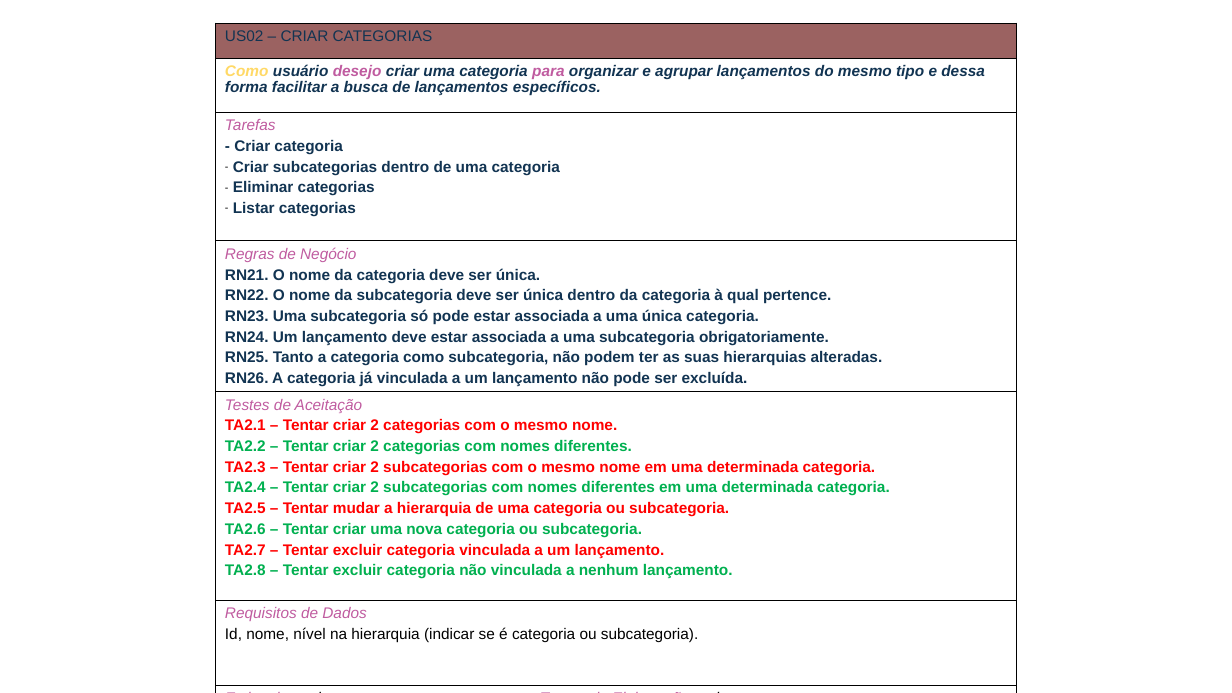
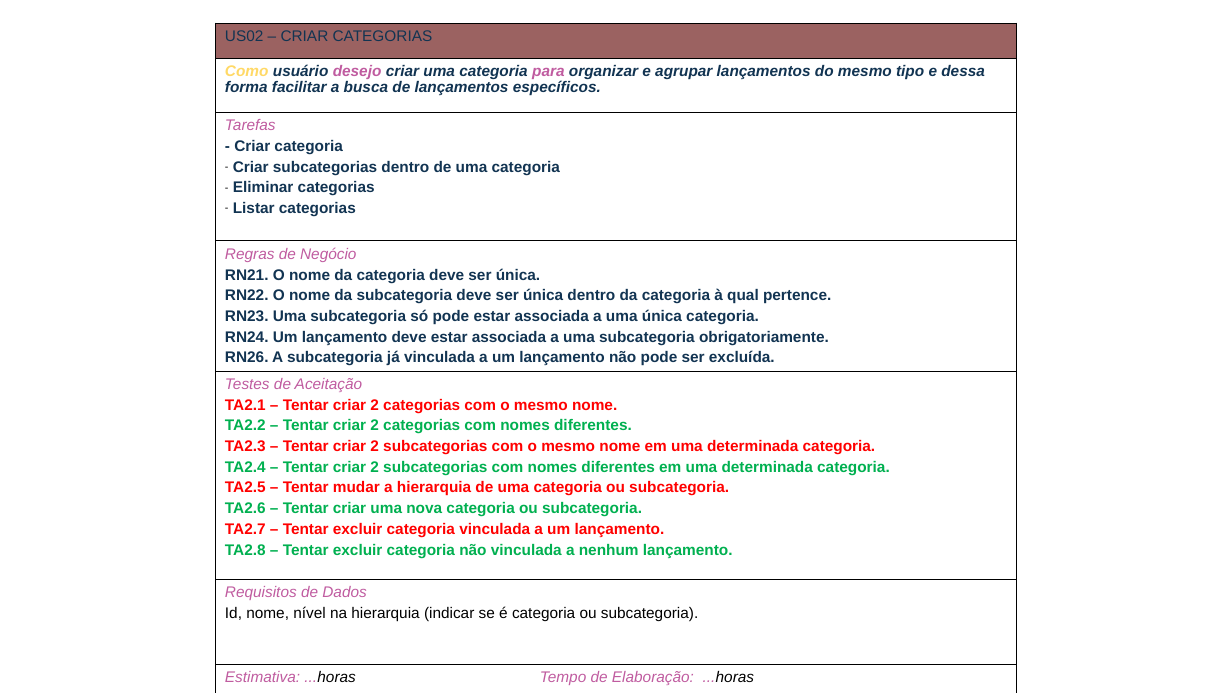
Before and after one commit to evertonschuster/GestaoFinancaPessoal, a slide deck: slide 2 of GestaoFinancaPessoal/GestaoFinancaPessoal/Documentos/525/Apresentação1.pptx. Drawn at 1232x693 pixels with LibreOffice and Linux fonts; fonts in the diff are those of the drawing. Boxes give left, top, right and bottom in pixels: in the first picture for what was removed or moved away, otherwise in the second. Text is boxed around its words. In the diff, an @@ line names an element or a change of style, - is before the commit and + after.

```diff
--- a/GestaoFinancaPessoal/GestaoFinancaPessoal/Documentos/525/Apresentação1.pptx
+++ b/GestaoFinancaPessoal/GestaoFinancaPessoal/Documentos/525/Apresentação1.pptx
@@ table at (x1=216, y1=23, x2=1017, y2=693) @@
-row 4, column 1: Regras de Negócio / RN21. O nome da categoria deve ser única. / RN22. O nome da subcategoria deve ser única dentro da categoria à qual pertence. / RN23. Uma subcategoria só pode estar associada a uma única categoria. / RN24. Um lançamento deve estar associada a uma subcategoria obrigatoriamente. / RN25. Tanto a categoria como subcategoria, não podem ter as suas hierarquias alteradas. / RN26. A categoria já vinculada a um lançamento não pode ser excluída.
+row 4, column 1: Regras de Negócio / RN21. O nome da categoria deve ser única. / RN22. O nome da subcategoria deve ser única dentro da categoria à qual pertence. / RN23. Uma subcategoria só pode estar associada a uma única categoria. / RN24. Um lançamento deve estar associada a uma subcategoria obrigatoriamente. / RN26. A subcategoria já vinculada a um lançamento não pode ser excluída.
```
Also in this commit, not shown: 1 other slide changed, 10 other files.
